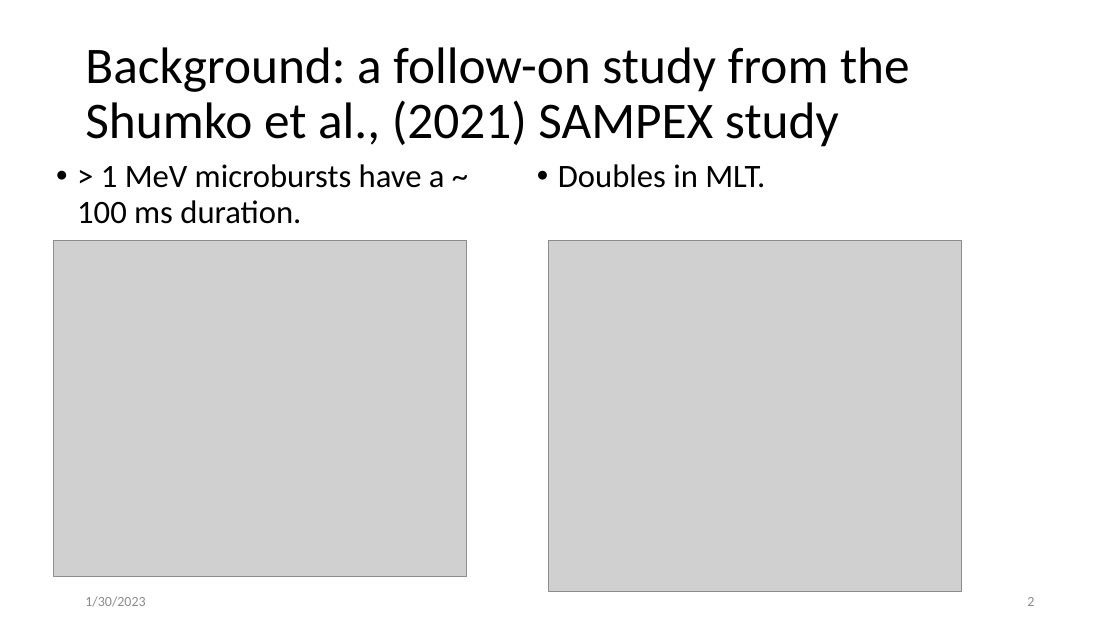
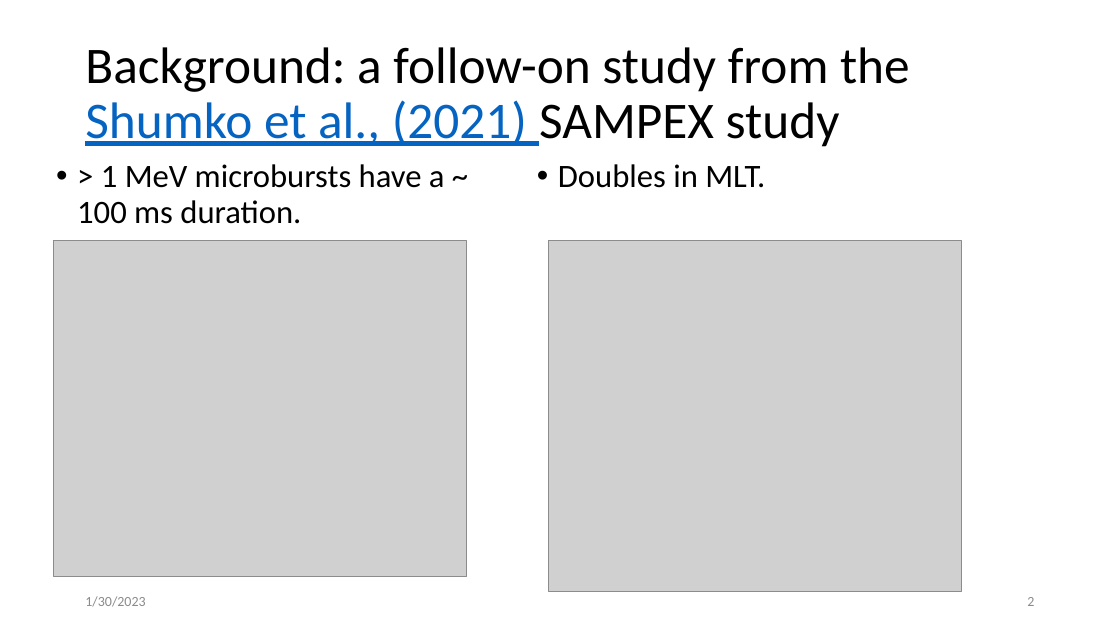
Before and after one commit to mshumko/fbrbsp, a slide deck: slide 2 of presentations/20230130_firebird_microburst_durations.pptx. Drawn at 1120x630 pixels with LibreOffice and Linux fonts; fonts in the diff are those of the drawing; grey boxes stand for pictures. Boxes give left, top, right and bottom in pixels: in the first picture for what was removed or moved away, otherwise in the second. Text is boxed around its words. In the diff, an @@ line names an element or a change of style, - is before the commit and + after.

```diff
--- a/presentations/20230130_firebird_microburst_durations.pptx
+++ b/presentations/20230130_firebird_microburst_durations.pptx
@@ title "Background: a follow-on study from ..." at <box>85,47,910,147</box>: text colour #000000 to #0563C1, underline on in "Shumko et al., (2021)" @@
```
Also in this commit, not shown: 5 other slides changed, 2 slides added.
